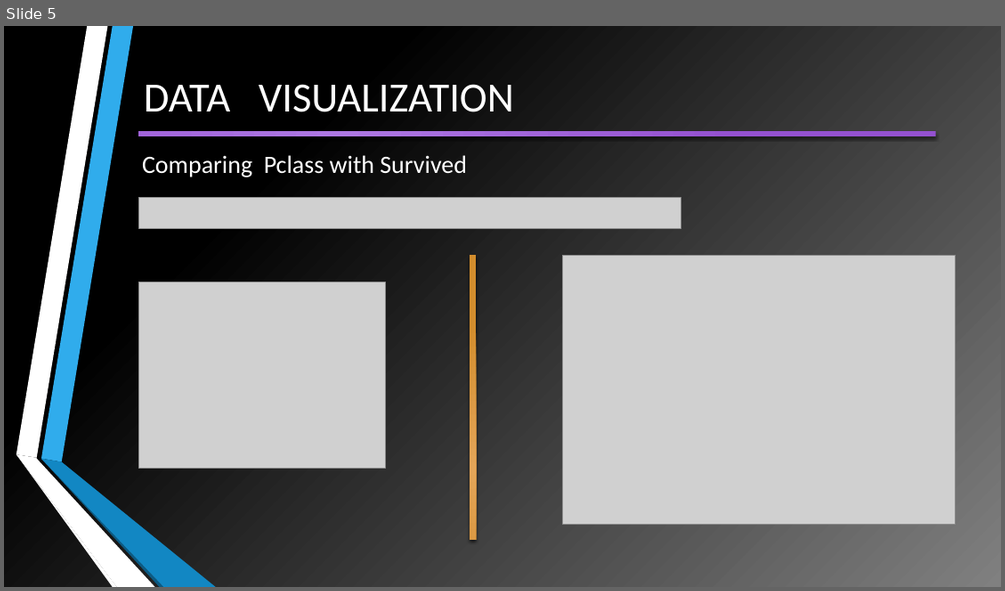
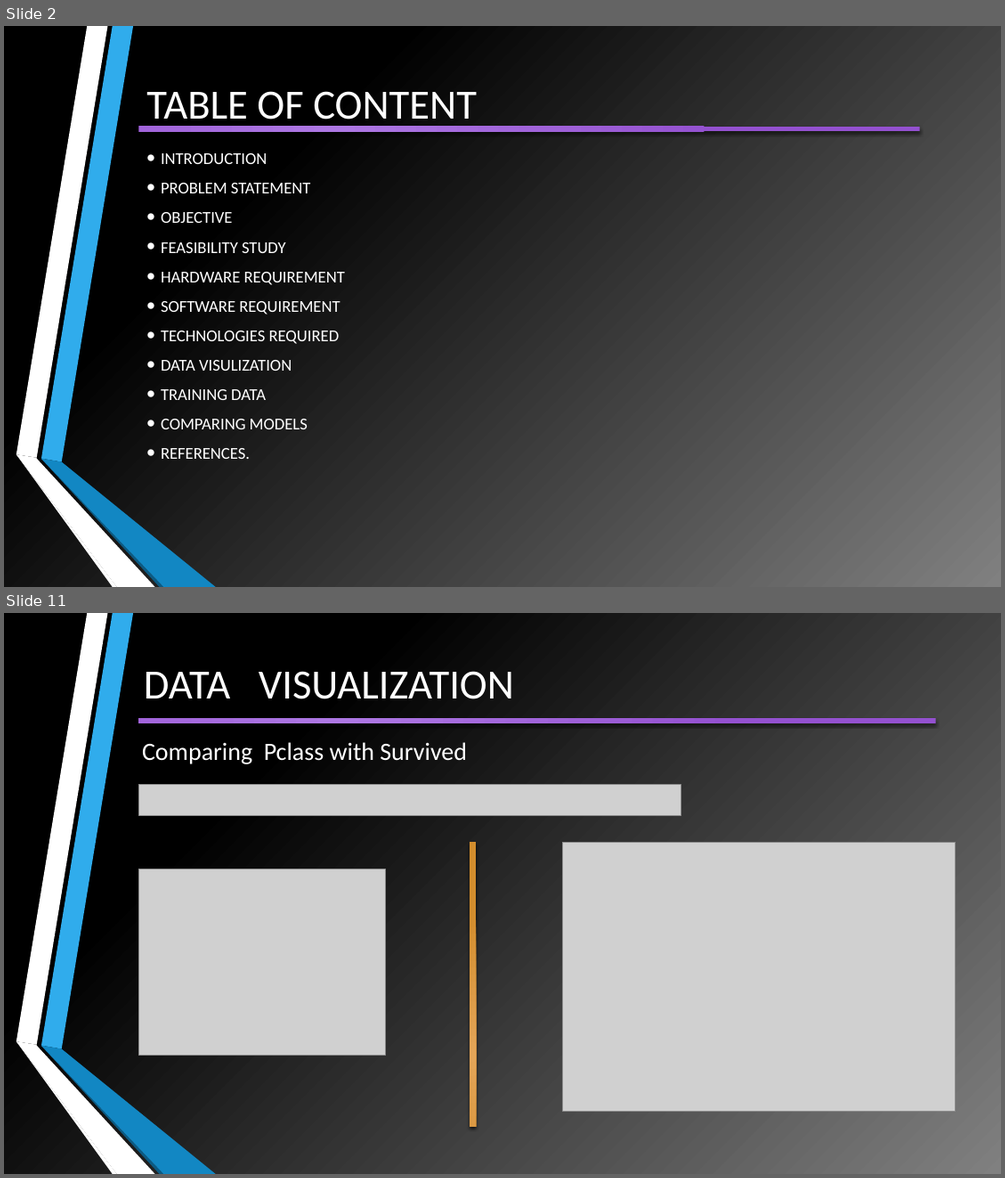
Before and after one commit to VirendraVerma-Viru/Titanic-Project-ML, a slide deck: TITANIC SURVIVOR PREDICTION.pptx. Shown one above the other, each under a label of ours: slide 5 before the commit, slides 2 and 11 after it; the slides between them are not shown. The pictures are 1005x591 and 1005x1178 pixels, drawn with LibreOffice and Linux fonts; fonts in the diff are those of the drawing; grey boxes stand for pictures. Boxes give left, top, right and bottom in pixels: in the first picture for what was removed or moved away, otherwise in the second. Text is boxed around its words. In the diff, an @@ line names an element or a change of style, - is before the commit and + after.

```diff
--- a/TITANIC SURVIVOR PREDICTION.pptx
+++ b/TITANIC SURVIVOR PREDICTION.pptx
@@ slide 2 added at (4,26,1001,587), background gradient #808080 to #000000; not listed: 6 template elements that a slide beside it also shows @@
@@ title added at (146,91,477,129), 40 pt, text #FFFFFF @@
+TABLE OF CONTENT
@@ rectangle added at (139,127,920,131), fill gradient #AE78E3 to #9452D1 @@
@@ text added at (161,153,345,459), 16 pt, text #FFFFFF @@
+• INTRODUCTION
+• PROBLEM STATEMENT
+• OBJECTIVE
+• FEASIBILITY STUDY
+• HARDWARE REQUIREMENT
+• SOFTWARE REQUIREMENT
+• TECHNOLOGIES REQUIRED
+• DATA VISULIZATION
+• TRAINING DATA
+• COMPARING MODELS
+• REFERENCES.
@@ what was slide 5 is now slide 11 @@
```
Also in this commit, not shown: 6 slides changed, 7 other slides added, 2 other files.
